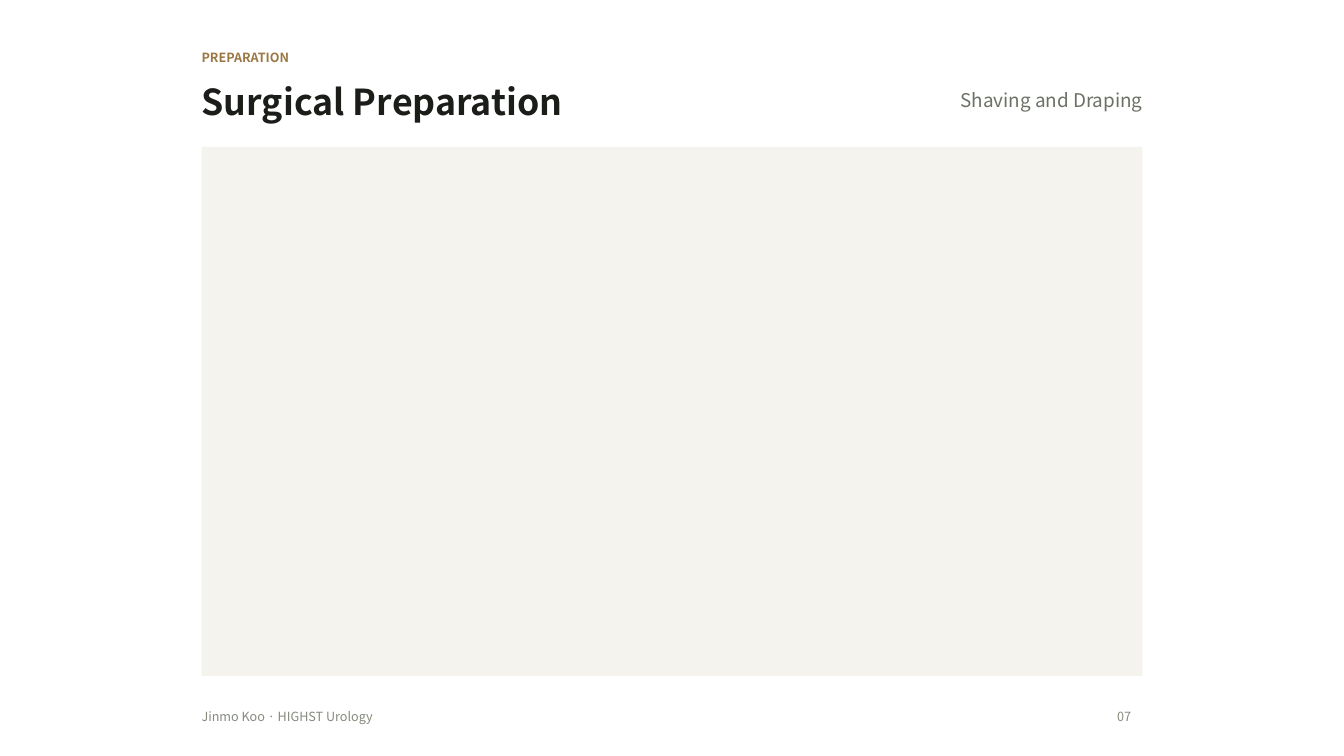
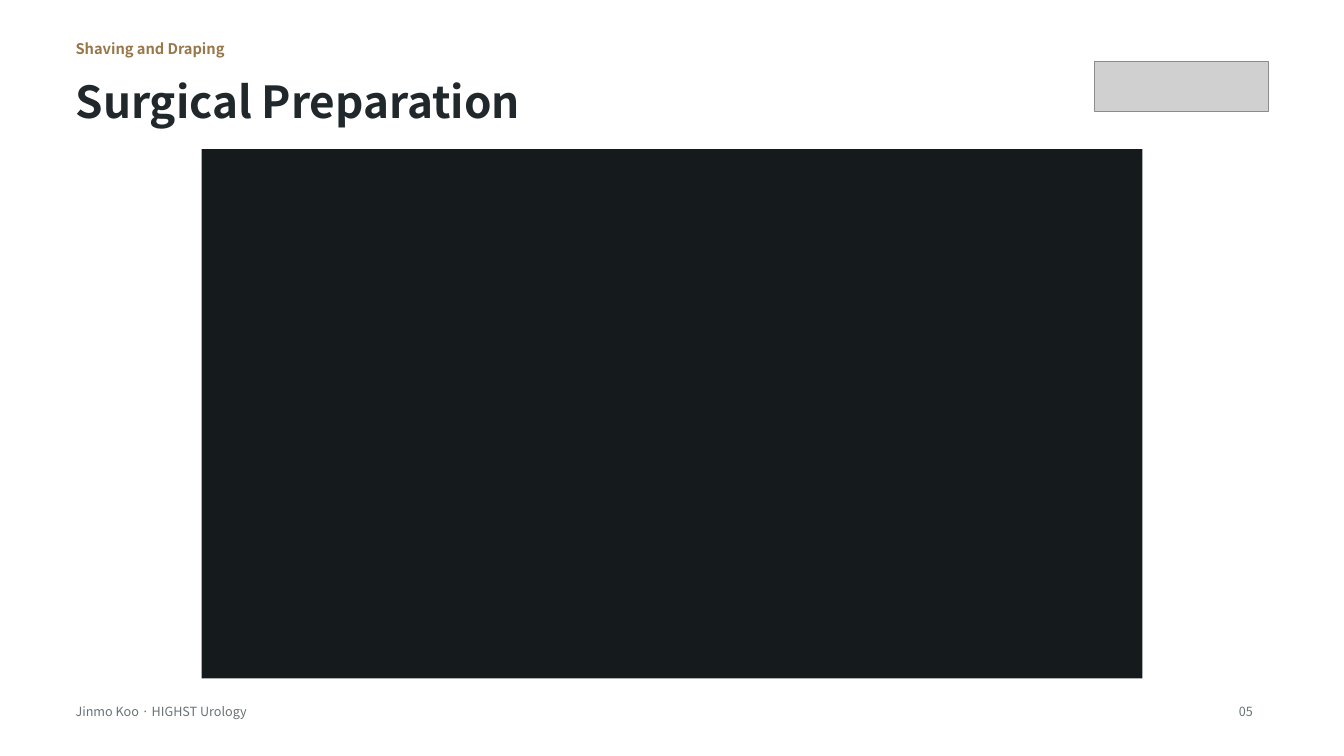
Before and after one commit to notoow/vietnam-urology-webinar, a slide deck: slide 5 of downloads/highst-perioperative-webinar.pptx (slide 7 before the commit). Drawn at 1344x756 pixels with LibreOffice and Linux fonts; fonts in the diff are those of the drawing; grey boxes stand for pictures. Boxes give left, top, right and bottom in pixels: in the first picture for what was removed or moved away, otherwise in the second. Text is boxed around its words. In the diff, an @@ line names an element or a change of style, - is before the commit and + after.

Commit message:
Apply approved conference design to the main webinar deck

```diff
--- a/downloads/highst-perioperative-webinar.pptx
+++ b/downloads/highst-perioperative-webinar.pptx
@@ text "Shaving and Draping": place and size @@
-text "Shaving and Draping" at (961,92,1142,112)
+text "Shaving and Draping" at (76,42,225,58)
@@ text "Shaving and Draping" at (76,42,225,58): size 13.5 to 10.5 pt, text colour #6B7265 to #98774B, bold on; alignment right to left @@
@@ text removed at (202,52,289,62) @@
-PREPARATION
@@ text "Surgical Preparation": place and size @@
-text "Surgical Preparation" at (202,86,563,124)
+text "Surgical Preparation" at (76,82,520,129)
@@ text "Surgical Preparation" at (76,82,520,129): size 25.5 to 31.5 pt, text colour #1B1D19 to #20282C @@
@@ picture added at (1095,62,1269,111) @@
@@ rectangle at (202,149,1142,679): fill #F4F3EE to #151A1D @@
@@ text "Jinmo Koo · HIGHST Urology": place and size @@
-text "Jinmo Koo · HIGHST Urology" at (202,711,373,724)
+text "Jinmo Koo · HIGHST Urology" at (76,706,247,719)
@@ text "Jinmo Koo · HIGHST Urology" at (76,706,247,719): text colour #858B7E to #697276 @@
@@ text removed at (1117,711,1131,721) @@
-07
@@ text added at (1239,706,1253,716), 9 pt, text #697276 @@
+05
```
Also in this commit, not shown: 12 other slides changed, 2 slides removed, 11 other files.
